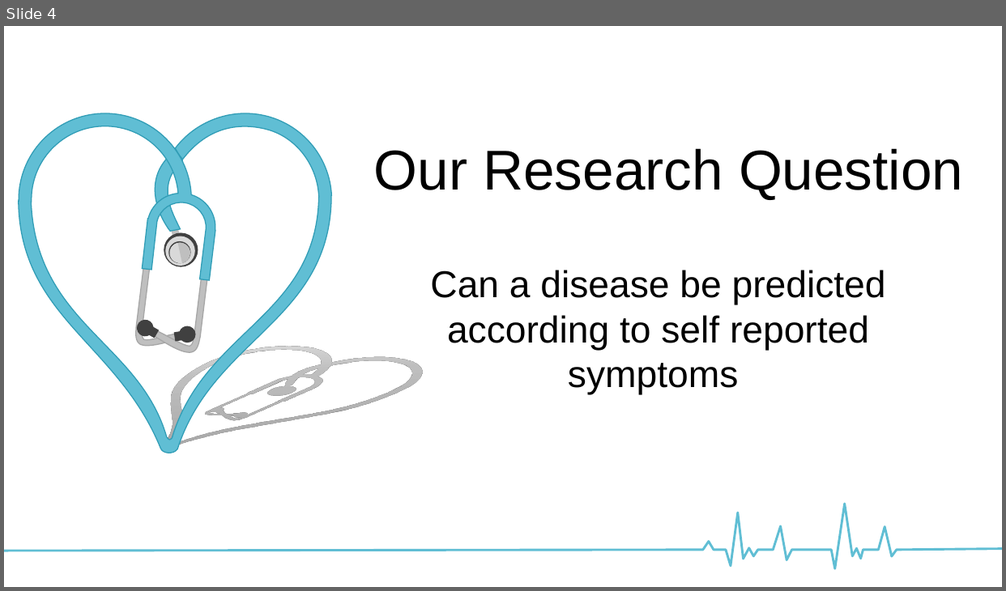
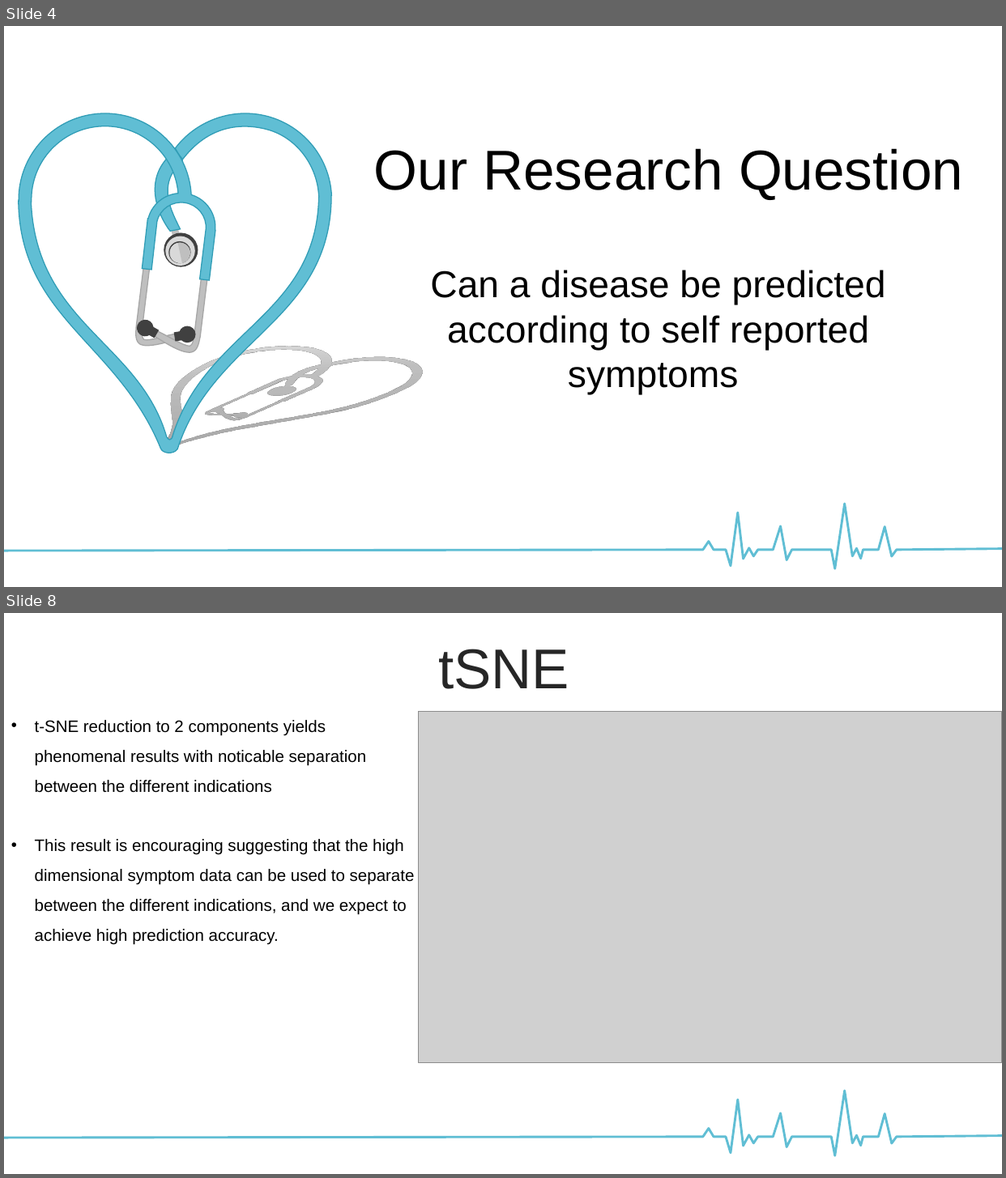
Before and after one commit to eliorsastiel1/disease-project, a slide deck: final.pptx. Shown one above the other, each under a label of ours: slide 4 before the commit, slides 4 and 8 after it; the slides between them are not shown. The pictures are 1006x591 and 1006x1178 pixels, drawn with LibreOffice and Linux fonts; fonts in the diff are those of the drawing; grey boxes stand for pictures. Boxes give left, top, right and bottom in pixels: in the first picture for what was removed or moved away, otherwise in the second. Text is boxed around its words. In the diff, an @@ line names an element or a change of style, - is before the commit and + after.

```diff
--- a/final.pptx
+++ b/final.pptx
@@ slide 8 added at [4, 613, 1002, 1174], background #FFFFFF; not listed: 1 template element that a slide beside it also shows @@
@@ text added at [439, 649, 570, 689], 54 pt, text #262626 @@
+tSNE
@@ text added at [35, 720, 415, 945], 16 pt, text #000000 @@
+• t-SNE reduction to 2 components yields phenomenal results with noticable separation between the different indications
+• This result is encouraging suggesting that the high dimensional symptom data can be used to separate between the different indications, and we expect to achieve high prediction accuracy.
@@ picture added at [418, 712, 1002, 1063] @@
```
Also in this commit, not shown: 1 slide changed, 3 other slides added.
